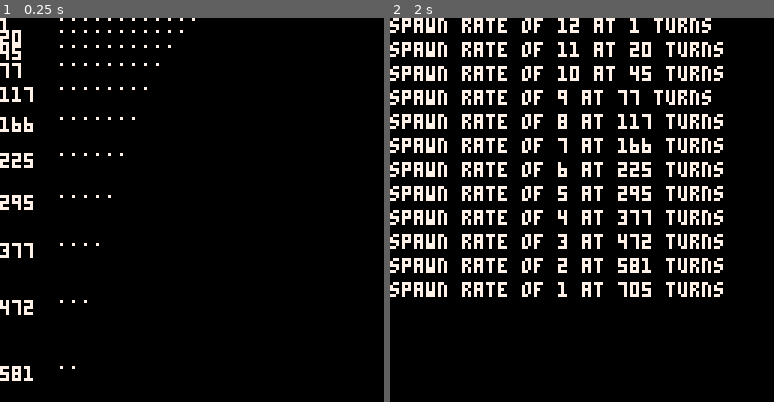
Above: before the commit, frames 1-2 (left to right).
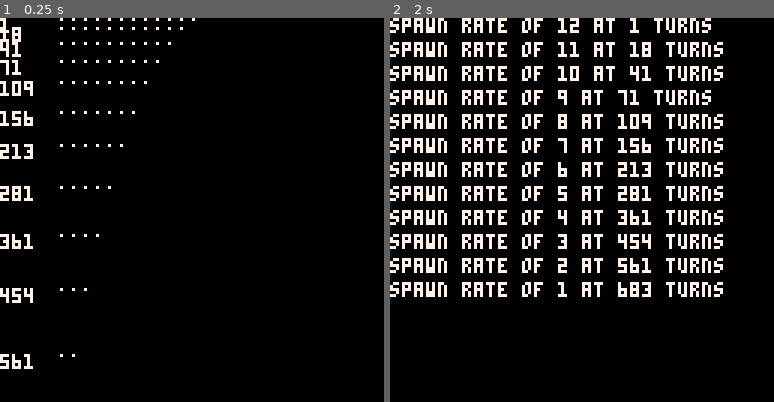
Above: after the commit, the same moments.

Repository: taylordolan/grid-folks
Game: PICO-8 cartridge manual_spawn_rate.p8
The game is run twice, just before and just after one commit, with the same random seed, the same clock (stepped at 60 frames per second) and the same inputs.
Inputs:
- Up to frame 1 (0.25 s): no input
- Up to frame 2 (2 s): tap X (X key) at 0.33, 1.07, 1.85 s

The runs differ from the first frame. In frame 1, 2.9% of the frame differs, in the area x 0-48%, y 2-95%; in frame 2, 0.6%.

Commit message:
increase difficulty (playtested)

Diff:
--- a/grid_folks.p8
+++ b/grid_folks.p8
@@ -148,7 +148,7 @@
     end
     return spawn_rates
   end
-  spawn_rates = get_spawn_rates(14, 12, 4)
+  spawn_rates = get_spawn_rates(12, 12, 4)
 	spawn_bags = {
 		[001] = {"baby"},
 		[026] = {"baby", "dash"},
--- a/manual_spawn_rate.p8
+++ b/manual_spawn_rate.p8
@@ -34,8 +34,7 @@
     end
     return spawn_rates
   end
-  -- spawn_rates = get_spawn_rates(11, 12, 5)
-  spawn_rates = get_spawn_rates(14, 12, 4)
+  spawn_rates = get_spawn_rates(12, 12, 4)
   max_turns = 800
   graph_mode = true
 end
